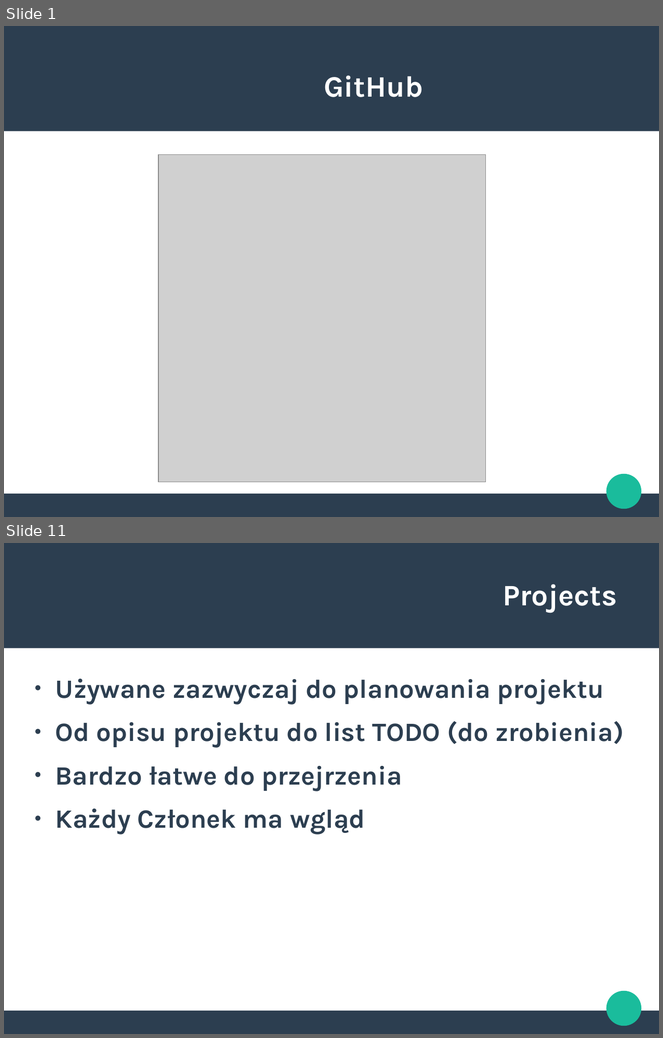
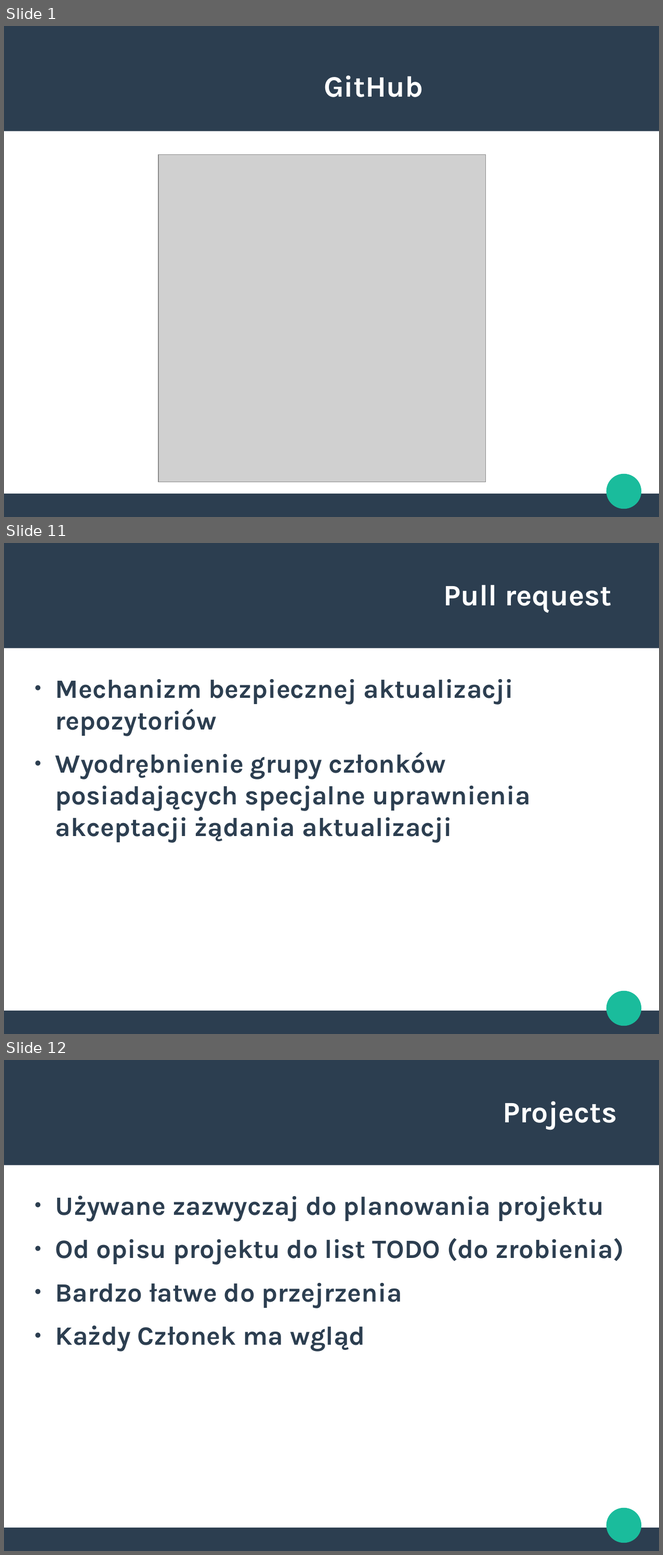
Before and after one commit to PZZProject/ProjecktPrezentacja, a slide deck: PrezentacjaGitHub.odp. Shown one above the other, each under a label of ours: slides 1 and 11 before the commit, slides 1, 11 and 12 after it; the slides between them are not shown. The pictures are 663x1038 and 663x1555 pixels, drawn with LibreOffice and Linux fonts; fonts in the diff are those of the drawing; grey boxes stand for pictures. Boxes give left, top, right and bottom in pixels: in the first picture for what was removed or moved away, otherwise in the second. Text is boxed around its words. In the diff, an @@ line names an element or a change of style, - is before the commit and + after.

```diff
--- a/PrezentacjaGitHub.odp
+++ b/PrezentacjaGitHub.odp
@@ slide 11 added at <box>4,543,659,1034</box>, background #FFFFFF; not listed: 3 template elements that a slide beside it also shows @@
@@ title added at <box>443,585,612,613</box>, 36 pt, text #FFFFFF, bold @@
+Pull request
@@ text added at <box>55,679,531,843</box>, 32 pt, text #2C3E50, bold @@
+● Mechanizm bezpiecznej aktualizacji repozytoriów
+● Wyodrębnienie grupy członków posiadających specjalne uprawnienia akceptacji żądania aktualizacji
@@ what was slide 11 is now slide 12 @@
```
Also in this commit, not shown: 8 slides changed, 3 other slides added, 4 slides removed.
